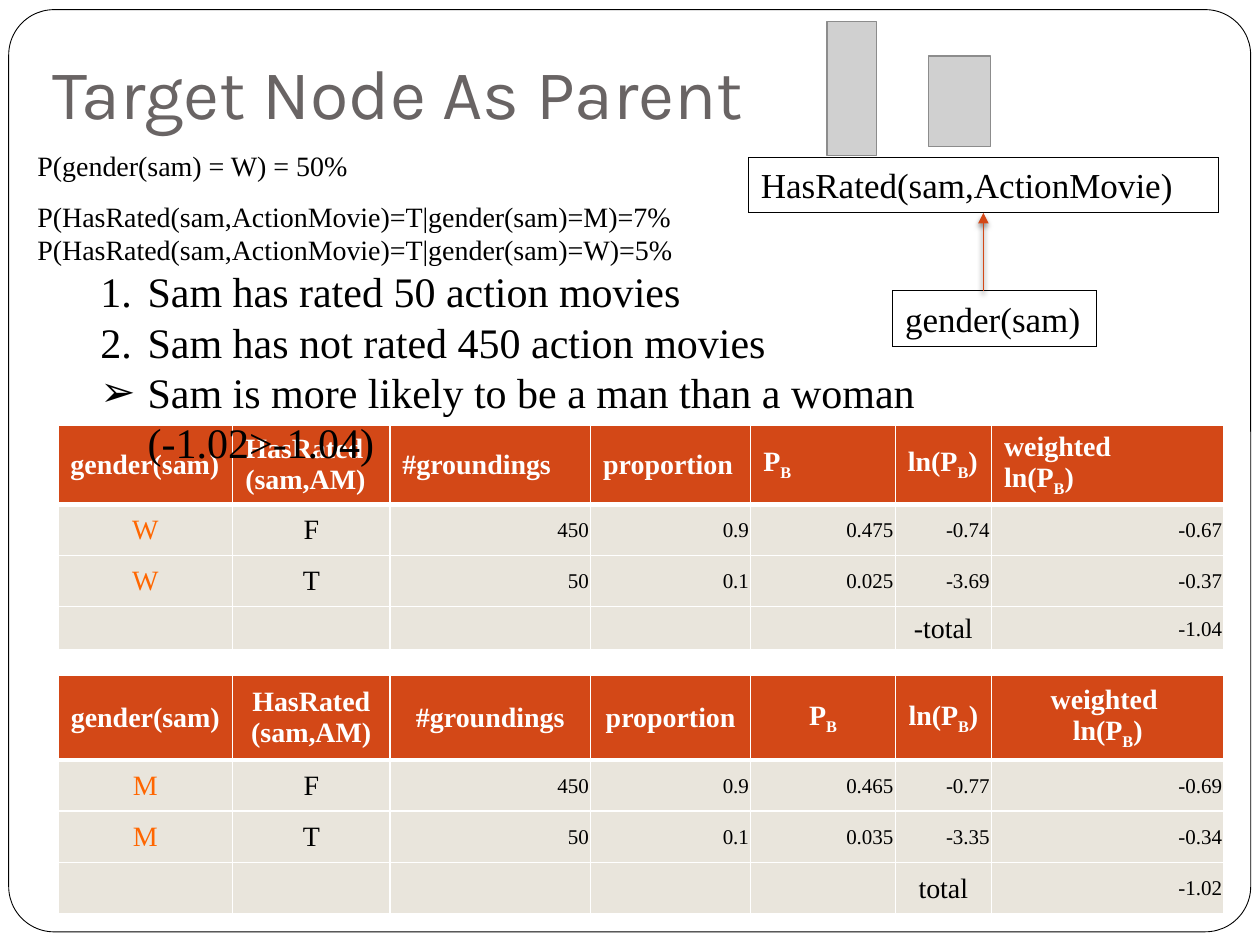
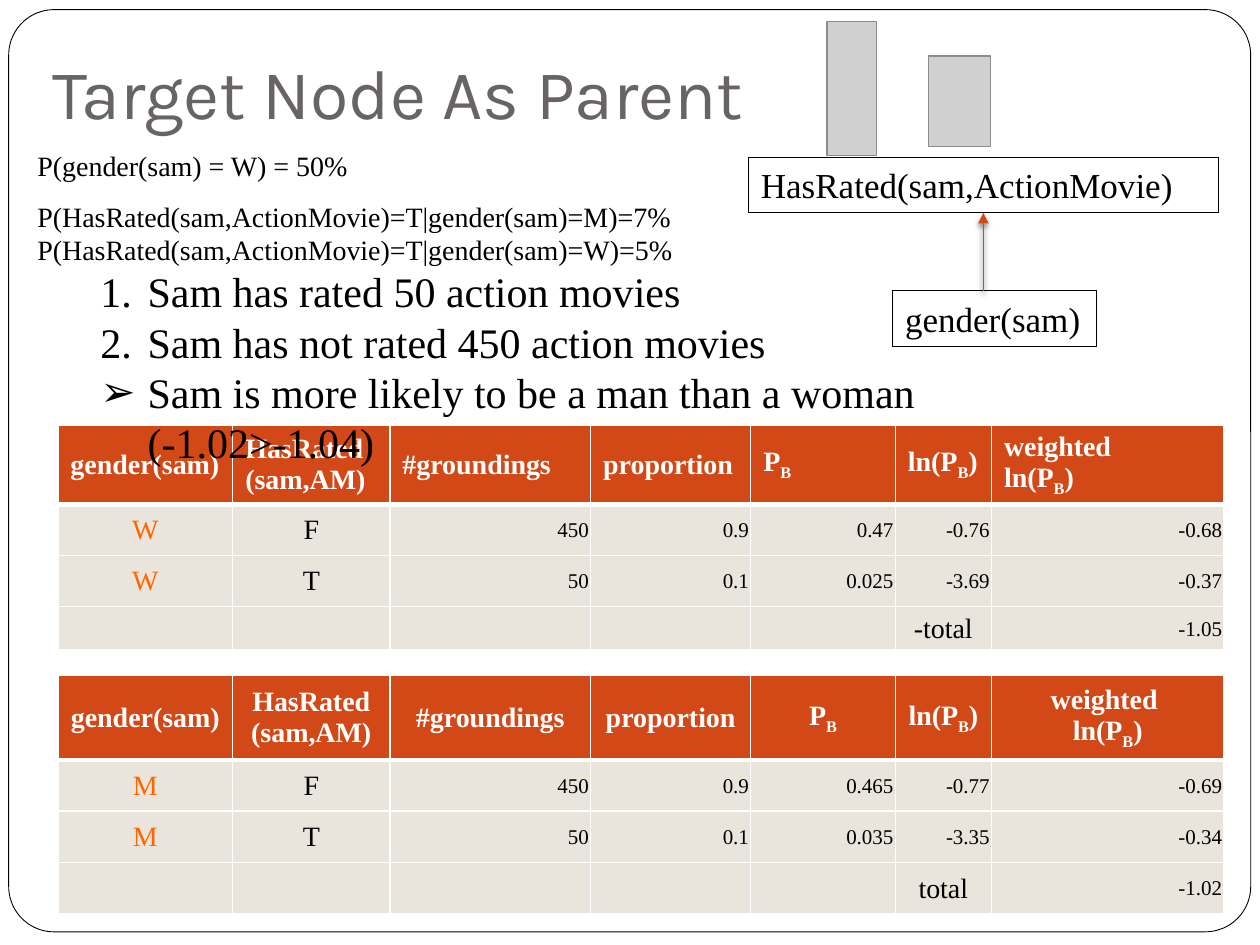
Before and after one commit to oschulte/srl-tutorial-slides, a slide deck: slide 19 of ch5-rel-bayes-net-classifier.pptx (slide 16 before the commit). Drawn at 1260x945 pixels with LibreOffice and Linux fonts; fonts in the diff are those of the drawing; grey boxes stand for pictures. Boxes give left, top, right and bottom in pixels: in the first picture for what was removed or moved away, otherwise in the second. Text is boxed around its words. In the diff, an @@ line names an element or a change of style, - is before the commit and + after.

```diff
--- a/ch5-rel-bayes-net-classifier.pptx
+++ b/ch5-rel-bayes-net-classifier.pptx
@@ table at box(58, 425, 1223, 653) @@
-row 2: W | F | 450 | 0.9 | 0.475 | -0.74 | -0.67
+row 2: W | F | 450 | 0.9 | 0.47 | -0.76 | -0.68
-row 4, column 7: -1.04
+row 4, column 7: -1.05
```
Also in this commit, not shown: 10 other slides changed, 6 slides added, 5 other files.
